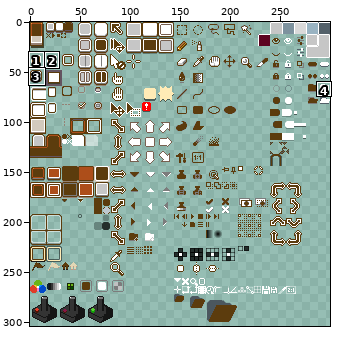
One commit to this sprite sheet: sheet.png. The first picture is a wide view before the edit; the outline marks the close-up.
Close-up. Before:
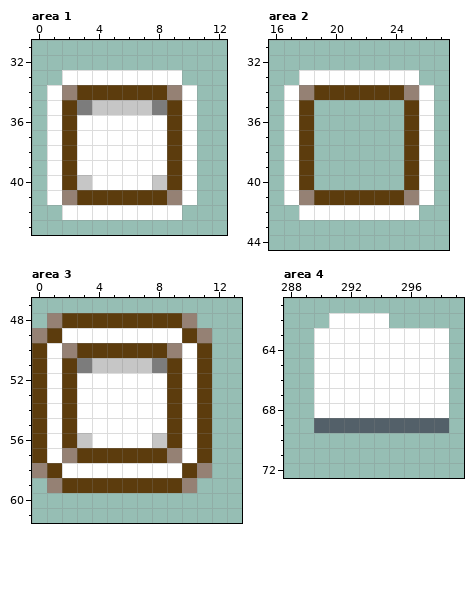
The file is 300x304 pixels. Pixels under 10% opacity are left out. Colours within 5 levels of each other are drawn and written as one. Shown: area 1: x 0..12, y 31..43; area 2: x 16..27, y 31..44; area 3: x 0..13, y 47..61; area 4: x 288..299, y 61..72. The commit also changed other parts of the picture, which this record leaves out.
Now the later version:
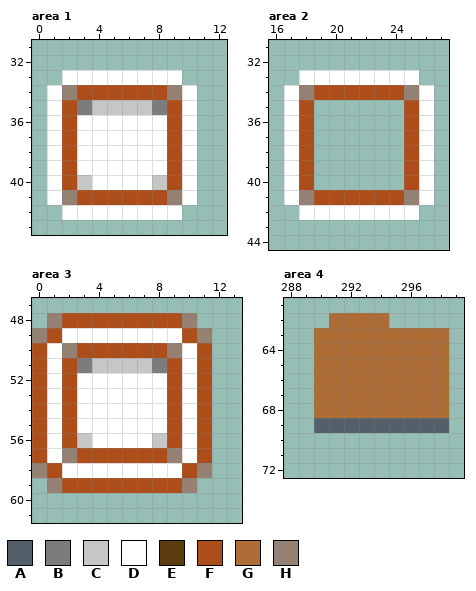
Palette (. is transparent): A #536069  B #7c7c7c  C #c6c6c6  D #ffffff  E #5c3c0d  F #ad4e1a  G #ae6c37  H #958174
Change:
Changed rows in their new state; - is an unchanged pixel.
Area 1:
first column x 2:
34 -FFFFFF-
35 F------F
36 F------F
37 F------F
38 F------F
39 F------F
40 F------F
41 -FFFFFF-
Area 2:
first column x 18:
34 -FFFFFF-
35 F------F
36 F------F
37 F------F
38 F------F
39 F------F
40 F------F
41 -FFFFFF-
Area 3:
first column x 0:
48 --FFFFFFFF--
49 -F--------F-
50 F--FFFFFF--F
51 F-F------F-F
52 F-F------F-F
53 F-F------F-F
54 F-F------F-F
55 F-F------F-F
56 F-F------F-F
57 F--FFFFFF--F
58 -F--------F-
59 --FFFFFFFF--
Area 4:
first column x 290:
62 -GGGG----
63 GGGGGGGGG
64 GGGGGGGGG
65 GGGGGGGGG
66 GGGGGGGGG
67 GGGGGGGGG
68 GGGGGGGGG
Pixel boxes of the changes (left, top, right, bottom) in both close-ups:
changed: (62, 85, 182, 205)
changed: (299, 85, 419, 205)
changed: (32, 313, 212, 493)
changed: (314, 313, 449, 418)
